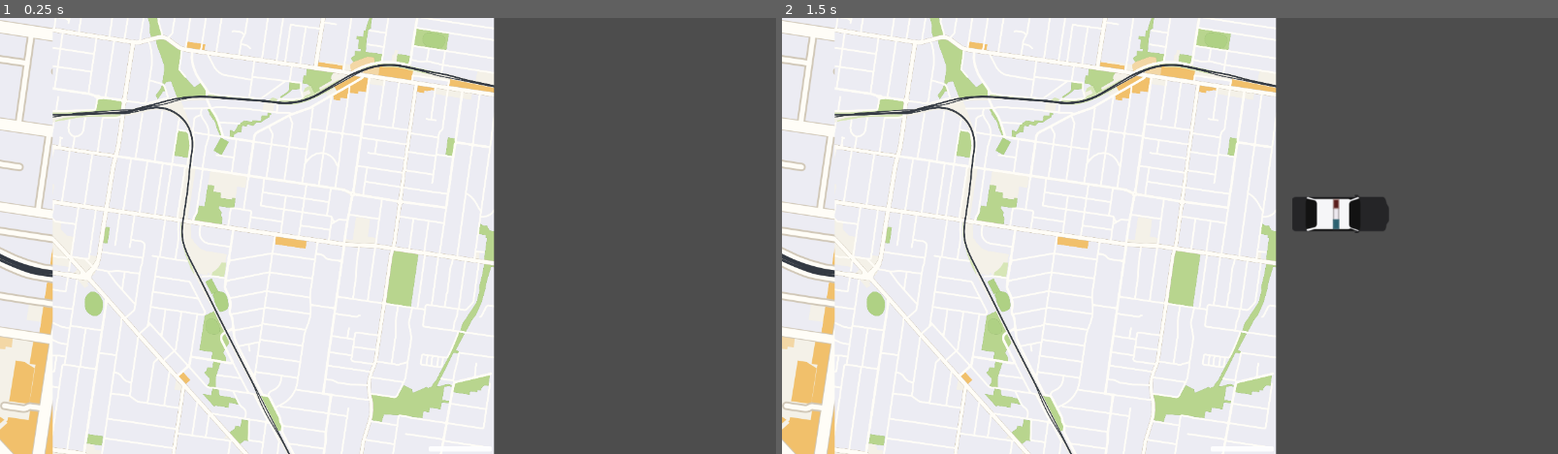
Above: before the commit, frames 1-2 (left to right).
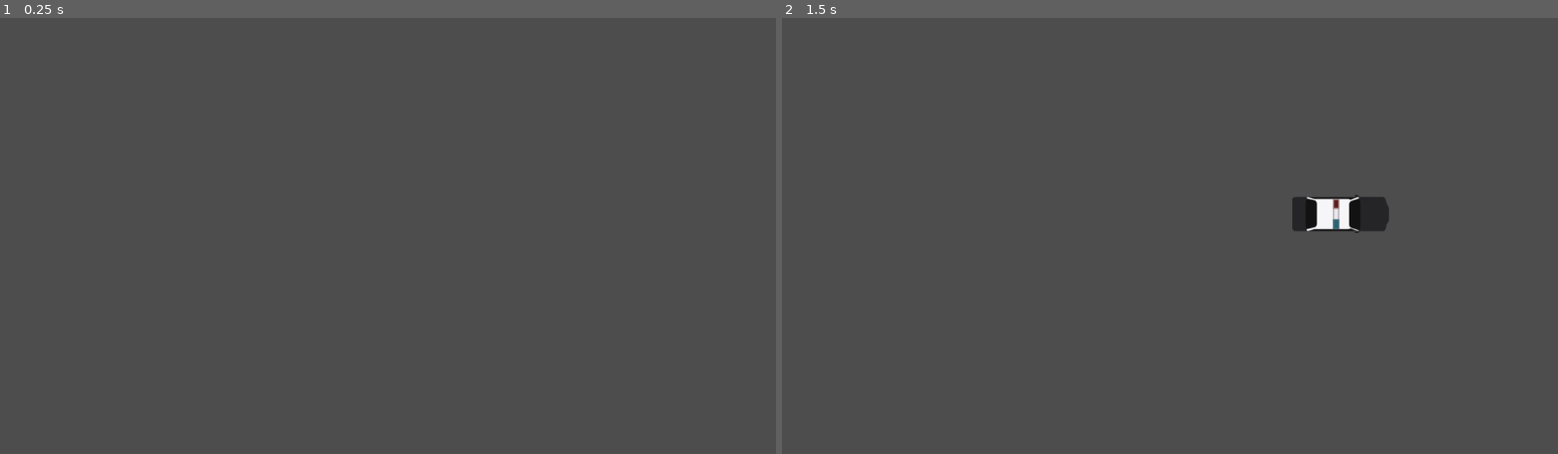
Above: after the commit, the same moments.

Repository: VandyAum/COS30031-Game_Programming
Game: Godot game, scene res://main.tscn
Same seed, same stepped clock (60 frames per second), same inputs: the game is played once before the commit and once after it.
Inputs (mouse positions are in pixels of both pictures, inside the frame that each line leads up to):
- Up to frame 1 (0.25 s): no input
- Up to frame 2 (1.5 s): tap Enter at 0.5 s; move the mouse to (1340, 214) at 0.52 s; click (1340, 214) at 0.6 s; tap Space (Stop_Draw) at 0.8, 1.25, 1.35 s; move the mouse to (1014, 257) at 1.27 s

The runs differ from the first frame. In frame 1, 63% of the frame differs, in the area x 0-64%, y 0-100%; in frame 2, 63%.

Commit message:
made the car moved along the line drawn

Diff:
--- a/Script/drawing.gd
+++ b/Script/drawing.gd
@@ -3,29 +3,35 @@
 @onready var line = $Line
 @onready var main = $".."
 
+# This is how you create a variable so you can access var and func from other scene
+@export var main3 : main
 @export var main2 : Node2D
 @export var camberwell : Camberwell
 
 
 @onready var crew = crew_scene.instantiate()
 var crew_scene = preload("res://police_crew.tscn")
-@onready var isDraw = false
 
 var crew_spawned := false
 var is_drawing := true
 
+var path_index := 1
+var is_following_path := false
+
+
+
+@export var crew_speed := 200.0
+
 var test_var: String
 
 func _ready() -> void:
-	test_var = main2.get_test()
-	camberwell.test()
-	print(test_var)
 	pass
 
 func _process(delta: float) -> void:
 	if is_drawing:
 		drawing()
-	#print(get_parent().name)
+	if is_following_path:
+		move_crew(delta)
 
 func drawing():
 
@@ -33,14 +39,6 @@
 #		add 2 lines here because inorder for the line to show when we firt draw
 # 		we need to get line.points.size()-1 without 2 lines you would not be able to see the line
 #		on the first line drawn
-
-
-		#if line.points.size() > 0:
-
-			#crew.position = line.points[0]
-
-
-
 
 		if(line.points.size() == 0):
 			line.add_point(get_local_mouse_position())
@@ -61,5 +59,29 @@
 	if Input.is_action_just_pressed("Clear_Draw"):
 		line.clear_points()
 
+	if Input.is_action_just_pressed("Undo_Drawing"):
+		if line.points.size() > 2:
+			line.remove_point(line.points.size() - 1)
+
 	if Input.is_action_just_pressed("Stop_Draw"):
 		is_drawing = false
+		if line.points.size() > 1:
+			path_index = 1
+			is_following_path = true
+
+func move_crew(delta):
+	if path_index >= line.points.size():
+		is_following_path = false
+		return
+
+	var target_position = line.points[path_index]
+	var direction = target_position - crew.position
+	crew.rotation = direction.angle()
+
+	crew.position = crew.position.move_toward(
+		target_position,
+		crew_speed * delta
+	)
+	print(crew.position.distance_to(target_position))
+	if crew.position.distance_to(target_position) < 5:
+		path_index += 1
--- a/Script/main.gd
+++ b/Script/main.gd
@@ -1,4 +1,4 @@
-extends Node2D
+class_name main extends Node2D
 
 @onready var map_chunks = $MapChunks
 
--- a/Script/police_crew.gd
+++ b/Script/police_crew.gd
@@ -1,4 +1,6 @@
 extends CharacterBody2D
+
+#Assets was taken from itch.io by SomeGame_Dev
 
 # Called when the node enters the scene tree for the first time.
 func _ready() -> void:
--- a/main.tscn
+++ b/main.tscn
@@ -9,12 +9,14 @@
 [node name="Main" type="Node2D" unique_id=1954988479]
 script = ExtResource("1_h2yge")
 
-[node name="Drawing" parent="." unique_id=1114527525 node_paths=PackedStringArray("main2", "camberwell") instance=ExtResource("2_lquwl")]
+[node name="Drawing" parent="." unique_id=1114527525 node_paths=PackedStringArray("main3", "main2", "camberwell") instance=ExtResource("2_lquwl")]
 z_index = 1
+main3 = NodePath("..")
 main2 = NodePath("..")
 camberwell = NodePath("../MapChunk/Camberwell")
 
 [node name="MapChunk" type="Node2D" parent="." unique_id=1725131052]
+visible = false
 
 [node name="Camberwell" parent="MapChunk" unique_id=1084306728 instance=ExtResource("1_0xm2m")]
 
--- a/project.godot
+++ b/project.godot
@@ -50,3 +50,8 @@
 "events": [Object(InputEventMouseButton,"resource_local_to_scene":false,"resource_name":"","device":-1,"window_id":0,"a …(256 unchanged characters)…
 ]
 }
+Undo_Drawing={
+"deadzone": 0.2,
+"events": [Object(InputEventKey,"resource_local_to_scene":false,"resource_name":"","device":-1,"window_id":0,"alt_pressed":false,"shift_pressed":false,"ctrl_pressed":false,"meta_pressed":false,"pressed":false,"keycode":0,"physical_keycode":87,"key_label":0,"unicode":119,"location":0,"echo":false,"script":null)
+]
+}
